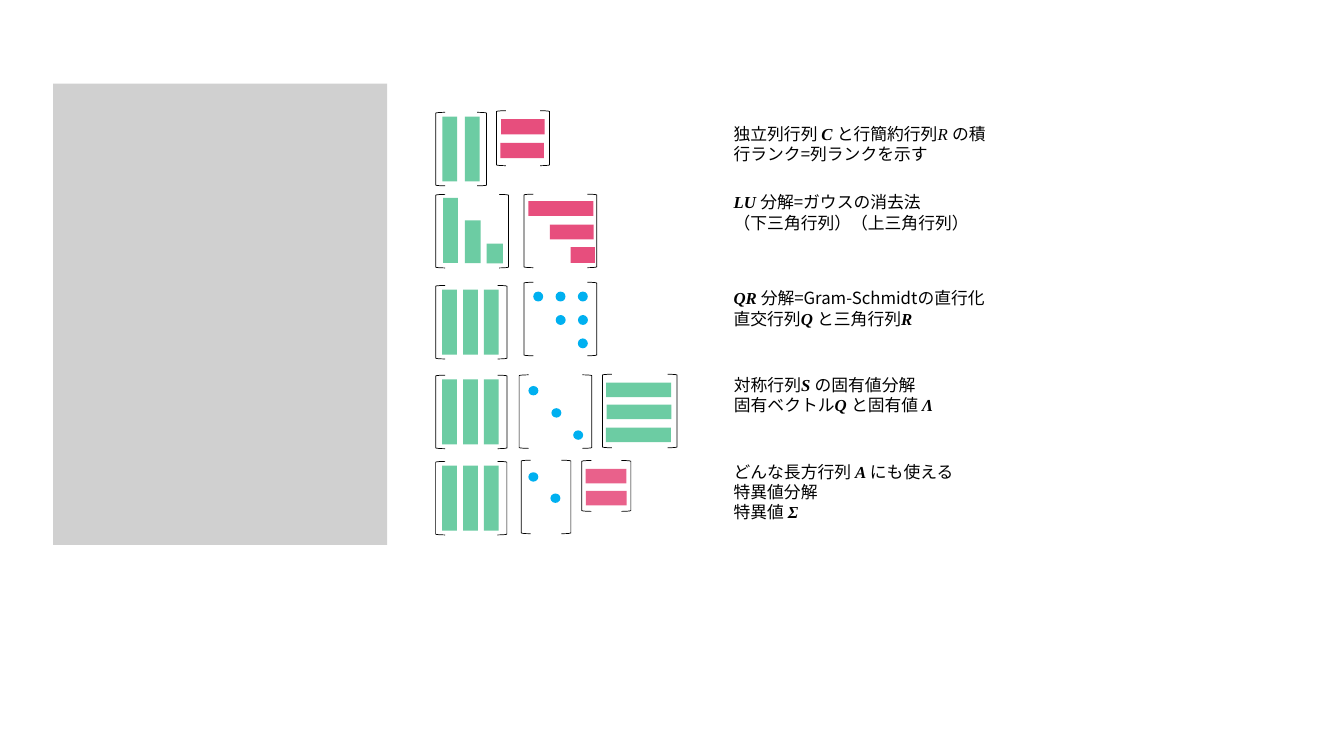
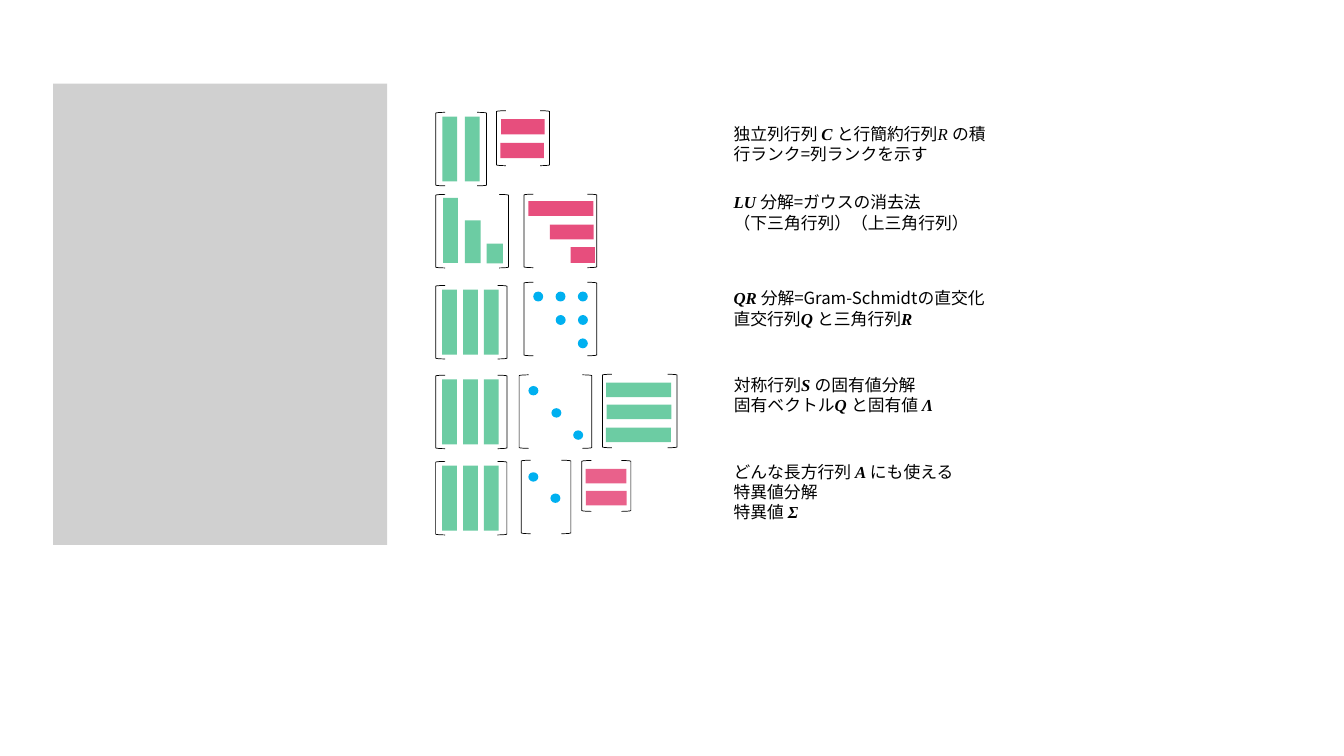
Before and after one commit to kenjihiranabe/The-Art-of-Linear-Algebra, a slide deck: slide 12 of Illustrations-j.pptx. Drawn at 1344x756 pixels with LibreOffice and Linux fonts; fonts in the diff are those of the drawing; grey boxes stand for pictures. Boxes give left, top, right and bottom in pixels: in the first picture for what was removed or moved away, otherwise in the second. Text is boxed around its words. In the diff, an @@ line names an element or a change of style, - is before the commit and + after.

```diff
--- a/Illustrations-j.pptx
+++ b/Illustrations-j.pptx
@@ text at box(734, 290, 985, 307): text changed @@
-QR 分解=Gram-Schmidtの直行化
+QR 分解=Gram-Schmidtの直交化
```
Also in this commit, not shown: 1 other file.
